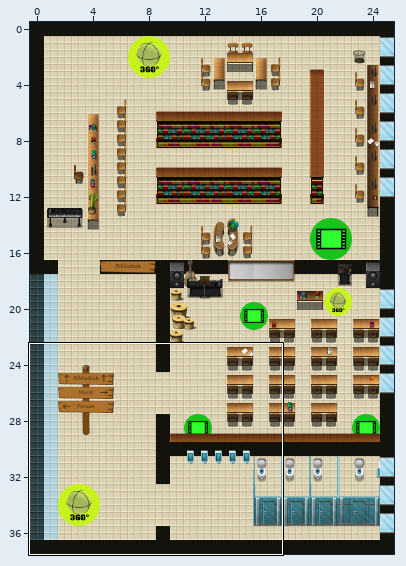
One commit to this Tiled map (JSON): maps/muBib.json. The first picture is a wide view before the edit; the outline marks the close-up.
Close-up. First the earlier version:
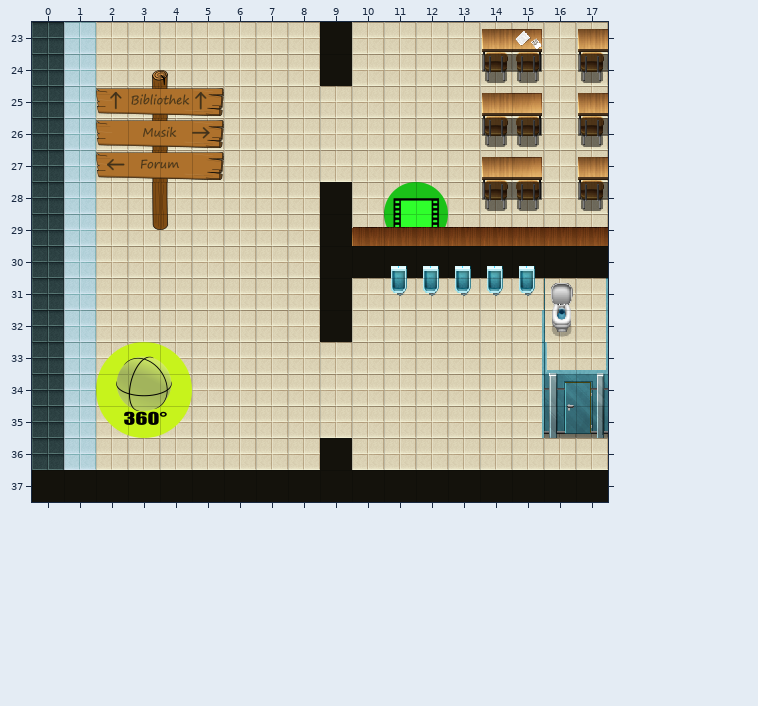
Cells are 32x32 px. Shown: x 0..17, y 23..37. The commit also changed other parts of the map, which this record leaves out.
After:
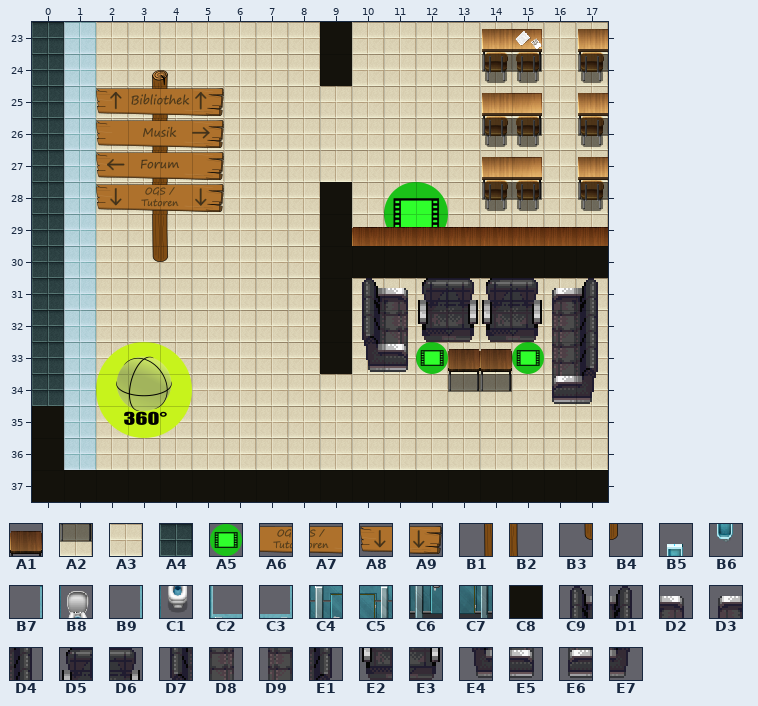
Key: from "Einrichtung1": A1 55, A2 71; from "Floor": A3 12, A4 21; from "Icons": A5 41; from "Schilder": A6 10, A7 11, A8 24, A9 27, B1 62, B2 63, B3 74, B4 75; from "Tile 3": B5 12, B6 28, B7 44, B8 45, B9 60, C1 61, C2 77, C3 78, C4 93, C5 94, C6 109, C7 110; from "Walls": C8 19; from "deviant_milkian": C9 90, D1 93, D2 107, D3 108, D4 109, D5 120, D6 121, D7 122, D8 123, D9 124, E1 125, E2 136, E3 137, E4 138, E5 139, E6 140, E7 141.
__ is an empty cell, .. an unchanged one.
See-through tiles are keyed as they look on the map.
Edits made:
--- layer "bottom"
@@ x 9..9 @@
-33 A3
+33 C8
@@ x 0..9 @@
-35 A4 .. .. .. .. .. .. .. .. ..
-36 A4 .. .. .. .. .. .. .. .. C8
+35 C8 .. .. .. .. .. .. .. .. ..
+36 C8 .. .. .. .. .. .. .. .. A3
--- layer "top1"
@@ x 10..17 @@
-30 .. B5 B5 B5 B5 B5 .. ..
-31 __ B6 B6 B6 B6 B6 B8 B7
-32 __ __ __ __ __ B9 C1 B9
-33 __ __ __ .. .. B7 C2 C3
-34 .. .. .. .. .. B7 C4 C5
-35 .. .. .. .. .. B9 C6 C7
+30 .. __ __ __ __ __ .. ..
+31 C9 D2 D5 D6 D5 D6 D3 D1
+32 D7 D8 E2 E3 E2 E3 D9 D4
+33 E4 E5 A5 .. .. A5 D9 E1
+34 .. .. .. .. .. __ E6 E7
+35 .. .. .. .. .. __ __ __
--- layer "overhead1"
@@ x 3..4 @@
-29 B3 B4
-30 __ __
+29 B1 B2
+30 B3 B4
@@ x 13..14 @@
-33 __ __
-34 __ __
+33 A1 A1
+34 A2 A2
--- layer "overhead2"
@@ x 2..5 @@
-28 __ __ __ __
+28 A8 A6 A7 A9
